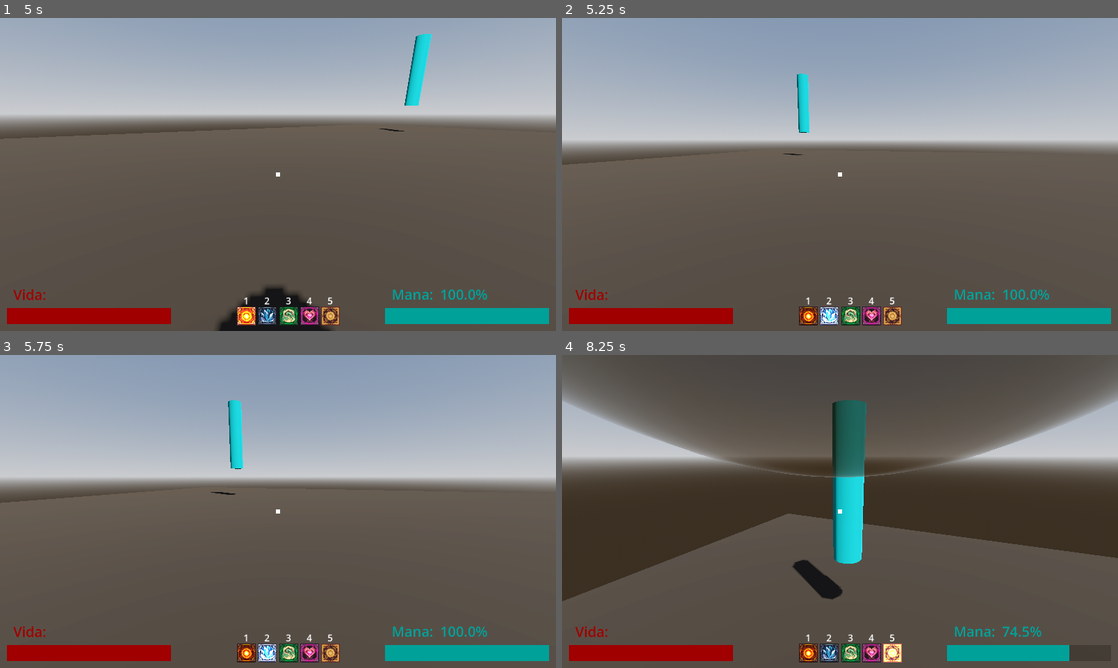
Above: before the commit, frames 1-4 (two rows, left to right).
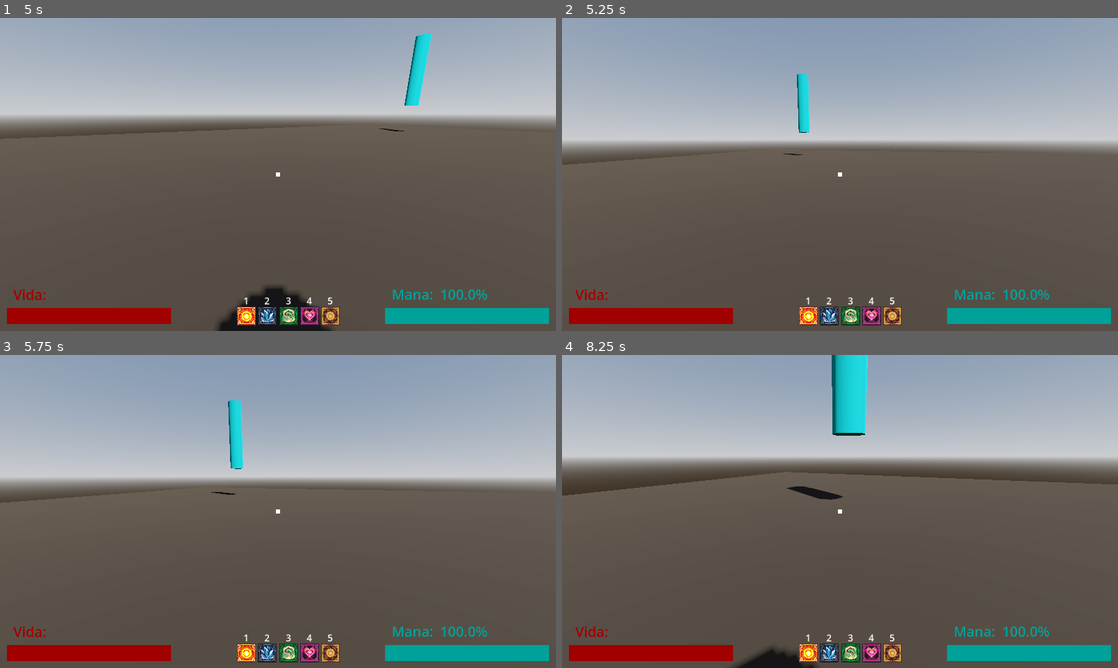
Above: after the commit, the same moments.

Repository: Isaaa43/Saudavel-e-Balanceado
Game: Godot game, scene res://cenas/main_game.tscn
The game is run twice, just before and just after one commit, with the same random seed, the same clock (stepped at 60 frames per second) and the same inputs.
Inputs (mouse positions are in pixels of both pictures, inside the frame that each line leads up to):
- Up to frame 1 (5 s): click (278, 224) at 0.52 s; type "Alex" at 0.6 s; click "Jogar" at 1.25 s; click "Host" at 2 s; click "Começar Partida" at 2.75 s; tap Enter at 3.5 s; move the mouse to (400, 158) at 3.52 s; hold D (direita) 3.53-4.28 s; click (400, 158) at 3.6 s; tap Space (pular) at 3.77, 4.52 s; move the mouse to (250, 174) at 4.27 s; hold W (frente) from 4.28 s (still down); tap 1 at 4.35 s
- Up to frame 2 (5.25 s): keep holding W (frente); move the mouse to (851, 168) at 5.02 s; tap 2 at 5.1 s
- Up to frame 3 (5.75 s): keep holding W (frente)
- Up to frame 4 (8.25 s): keep holding W (frente); tap Space (pular) at 5.75, 6.02, 6.77, 7.52 s; move the mouse to (834, 517) at 5.77 s; tap 3 at 5.85 s; click (834, 517) at 5.92 s; move the mouse to (878, 514) at 6.52 s; tap 4 at 6.6 s; move the mouse to (795, 508) at 7.27 s; tap 5 at 7.35 s; move the mouse to (845, 511) at 8.02 s; click (845, 511) at 8.1 s

Frame 1 is identical in both runs. In frame 2, 0.4% of the frame differs, in the area x 42-50%, y 92-99%; in frame 3, 0.4%; in frame 4, 53%, in the area x 0-100%, y 0-100%.
Error after the commit: Parse Error: Could not find type "FeiticoDefinicaoRes" in the current scope. (res://scripts/game/characters/lancador_feiticos.gd:80)

Commit message:
refactor: renomeado feitico_def
Renomeado feitico_definicao_res para feitico_def
Reorganizada a pasta de scripts de feitiços

Diff:
--- a/luta-magos/cenas/game/adminitradores/feiticos_adm.tscn
+++ b/luta-magos/cenas/game/adminitradores/feiticos_adm.tscn
@@ -2,7 +2,7 @@
 
 [ext_resource type="Script" uid="uid://dtnujgqdx58ih" path="res://scripts/game/adms/feiticos_adm.gd" id="1_al6gf"]
 [ext_resource type="Script" uid="uid://5lvt35ei2u2l" path="res://scripts/autoloads/registros/registro_feiticos.gd" id="2_ph4s3"]
-[ext_resource type="Script" uid="uid://dnavupkg51wgc" path="res://scripts/game/feiticos/feitico_definicao_res.gd" id="3_ccqb5"]
+[ext_resource type="Script" uid="uid://dnavupkg51wgc" path="res://scripts/game/feiticos/definicoes/feitico_def.gd" id="3_ccqb5"]
 [ext_resource type="Resource" uid="uid://c4ct5q6ves50i" path="res://feiticos/BolaFogo/FD_bola_fogo.tres" id="4_hnepb"]
 [ext_resource type="Resource" uid="uid://c71eh6rcojqh0" path="res://feiticos/FuraSapato/FD_fura_sapato.tres" id="5_yrwqb"]
 
--- a/luta-magos/feiticos/BolaFogo/FD_bola_fogo.tres
+++ b/luta-magos/feiticos/BolaFogo/FD_bola_fogo.tres
@@ -1,7 +1,7 @@
-[gd_resource type="Resource" script_class="FeiticoDefinicaoRes" format=3 uid="uid://c4ct5q6ves50i"]
+[gd_resource type="Resource" script_class="FeiticoDef" format=3 uid="uid://c4ct5q6ves50i"]
 
 [ext_resource type="PackedScene" uid="uid://bkkbtsjf58c46" path="res://feiticos/BolaFogo/FS_bola_fogo.tscn" id="1_p0m5y"]
-[ext_resource type="Script" uid="uid://dnavupkg51wgc" path="res://scripts/game/feiticos/feitico_definicao_res.gd" id="1_toj36"]
+[ext_resource type="Script" uid="uid://dnavupkg51wgc" path="res://scripts/game/feiticos/definicoes/feitico_def.gd" id="1_toj36"]
 
 [resource]
 script = ExtResource("1_toj36")
--- a/luta-magos/feiticos/FuraSapato/FD_fura_sapato.tres
+++ b/luta-magos/feiticos/FuraSapato/FD_fura_sapato.tres
@@ -1,6 +1,6 @@
-[gd_resource type="Resource" script_class="FeiticoDefinicaoRes" format=3 uid="uid://c71eh6rcojqh0"]
+[gd_resource type="Resource" script_class="FeiticoDef" format=3 uid="uid://c71eh6rcojqh0"]
 
-[ext_resource type="Script" uid="uid://dnavupkg51wgc" path="res://scripts/game/feiticos/feitico_definicao_res.gd" id="1_h3qb0"]
+[ext_resource type="Script" uid="uid://dnavupkg51wgc" path="res://scripts/game/feiticos/definicoes/feitico_def.gd" id="1_h3qb0"]
 [ext_resource type="PackedScene" uid="uid://bxbxjx3vghjp8" path="res://feiticos/FuraSapato/FS_fura_sapato.tscn" id="1_pn68f"]
 
 [resource]
--- a/luta-magos/feiticos/Ozempagic/FD_ozempagic.tres
+++ b/luta-magos/feiticos/Ozempagic/FD_ozempagic.tres
@@ -1,7 +1,7 @@
-[gd_resource type="Resource" script_class="FeiticoDefinicaoRes" format=3 uid="uid://cy0n07ui1fty2"]
+[gd_resource type="Resource" script_class="FeiticoDef" format=3 uid="uid://cy0n07ui1fty2"]
 
 [ext_resource type="PackedScene" uid="uid://bqh26u1rb6wm5" path="res://feiticos/Ozempagic/FS_ozempagic.tscn" id="1_7q7bd"]
-[ext_resource type="Script" uid="uid://dnavupkg51wgc" path="res://scripts/game/feiticos/feitico_definicao_res.gd" id="2_4ih6y"]
+[ext_resource type="Script" uid="uid://dnavupkg51wgc" path="res://scripts/game/feiticos/definicoes/feitico_def.gd" id="2_4ih6y"]
 
 [resource]
 script = ExtResource("2_4ih6y")
--- a/luta-magos/feiticos/PuloImpulsionado/FD_pulo_impulsionado.tres
+++ b/luta-magos/feiticos/PuloImpulsionado/FD_pulo_impulsionado.tres
@@ -1,7 +1,7 @@
-[gd_resource type="Resource" script_class="FeiticoDefinicaoRes" format=3 uid="uid://skatmcv3uduk"]
+[gd_resource type="Resource" script_class="FeiticoDef" format=3 uid="uid://skatmcv3uduk"]
 
 [ext_resource type="PackedScene" uid="uid://cgvd5620tl6yn" path="res://feiticos/PuloImpulsionado/FS_pulo_impulsionado.tscn" id="1_n0lx8"]
-[ext_resource type="Script" uid="uid://dnavupkg51wgc" path="res://scripts/game/feiticos/feitico_definicao_res.gd" id="2_i7opx"]
+[ext_resource type="Script" uid="uid://dnavupkg51wgc" path="res://scripts/game/feiticos/definicoes/feitico_def.gd" id="2_i7opx"]
 
 [resource]
 script = ExtResource("2_i7opx")
--- a/luta-magos/feiticos/ToTeVendo/FD_ToTeVendo.tres
+++ b/luta-magos/feiticos/ToTeVendo/FD_ToTeVendo.tres
@@ -1,7 +1,7 @@
-[gd_resource type="Resource" script_class="FeiticoDefinicaoRes" format=3 uid="uid://c5nanmgoej3wa"]
+[gd_resource type="Resource" script_class="FeiticoDef" format=3 uid="uid://c5nanmgoej3wa"]
 
 [ext_resource type="PackedScene" uid="uid://c0xr3up2ldxh7" path="res://feiticos/ToTeVendo/FS_to_te_vendo.tscn" id="1_8gotu"]
-[ext_resource type="Script" uid="uid://dnavupkg51wgc" path="res://scripts/game/feiticos/feitico_definicao_res.gd" id="2_qq211"]
+[ext_resource type="Script" uid="uid://dnavupkg51wgc" path="res://scripts/game/feiticos/definicoes/feitico_def.gd" id="2_qq211"]
 
 [resource]
 script = ExtResource("2_qq211")
--- a/luta-magos/scripts/autoloads/registros/registro_feiticos.gd
+++ b/luta-magos/scripts/autoloads/registros/registro_feiticos.gd
@@ -1,18 +1,18 @@
 class_name RegistroFeiticos
 extends Node
 
-@export var feiticos : Dictionary[String, FeiticoDefinicaoRes] = {}
+@export var feiticos : Dictionary[String, FeiticoDef] = {}
 
-func add_feitico(feitico_def : FeiticoDefinicaoRes) -> void:
+func add_feitico(feitico_def : FeiticoDef) -> void:
 	var feitico_id : String = feitico_def.feitico_id
 	feiticos[feitico_id] = feitico_def
 
-func get_feitico(feitico_id: String) -> FeiticoDefinicaoRes:
+func get_feitico(feitico_id: String) -> FeiticoDef:
 	return feiticos.get(feitico_id, null)
 
 func _ready() -> void:
 	for feitico_def_ref in feiticos_definicoes_res:
-		var feitico_def: FeiticoDefinicaoRes = load(feitico_def_ref)
+		var feitico_def: FeiticoDef = load(feitico_def_ref)
 		add_feitico(feitico_def)
 
 # --------------------------------------------------------------------------------------------------
--- a/luta-magos/scripts/game/adms/feiticos_adm.gd
+++ b/luta-magos/scripts/game/adms/feiticos_adm.gd
@@ -12,7 +12,7 @@
 func _spawnar_feitico(feitico_contexto : FeiticoContexto) -> void:
 	var feitico_id : String = feitico_contexto.feitico_id
 
-	var feitico_def : FeiticoDefinicaoRes = spell_registry.get_feitico(feitico_id)
+	var feitico_def : FeiticoDef = spell_registry.get_feitico(feitico_id)
 	if not feitico_def: return
 
 	var feitico: Feitico = feitico_def.feitico_scene.instantiate()
--- a/luta-magos/scripts/game/characters/lancador_feiticos.gd
+++ b/luta-magos/scripts/game/characters/lancador_feiticos.gd
@@ -60,7 +60,7 @@
 	if _cooldowns.get(feitico_id, 0) > 0.1: return
 
 	# pega as definicoes do feitico
-	var feitico_def : FeiticoDefinicaoRes = registro_feiticos.get_feitico(feitico_id)
+	var feitico_def : FeiticoDef = registro_feiticos.get_feitico(feitico_id)
 	# verifica se tem mana o suficiente para criar o feitico
 	if not sistema_mana.tem_mana_suficiente(feitico_def.custo): return
 
--- a/luta-magos/scripts/game/feiticos/feitico_definicao_res.gd
+++ b/luta-magos/scripts/game/feiticos/definicoes/feitico_def.gd
@@ -1,4 +1,4 @@
-class_name FeiticoDefinicaoRes
+class_name FeiticoDef
 extends Resource
 
 @export_group("ID")
@@ -15,7 +15,7 @@
 @export var custo: float = 10.0
 
 @export_group("Visual")
-@export var icone: Texture2D
+@export var icone_hud: Texture2D
 @export var feitico_scene: PackedScene
 
 #TODO: lista de efeitos
Renamed: luta-magos/scripts/game/feiticos/feitico_definicao_res.gd.uid -> luta-magos/scripts/game/feiticos/definicoes/feitico_def.gd.uid
